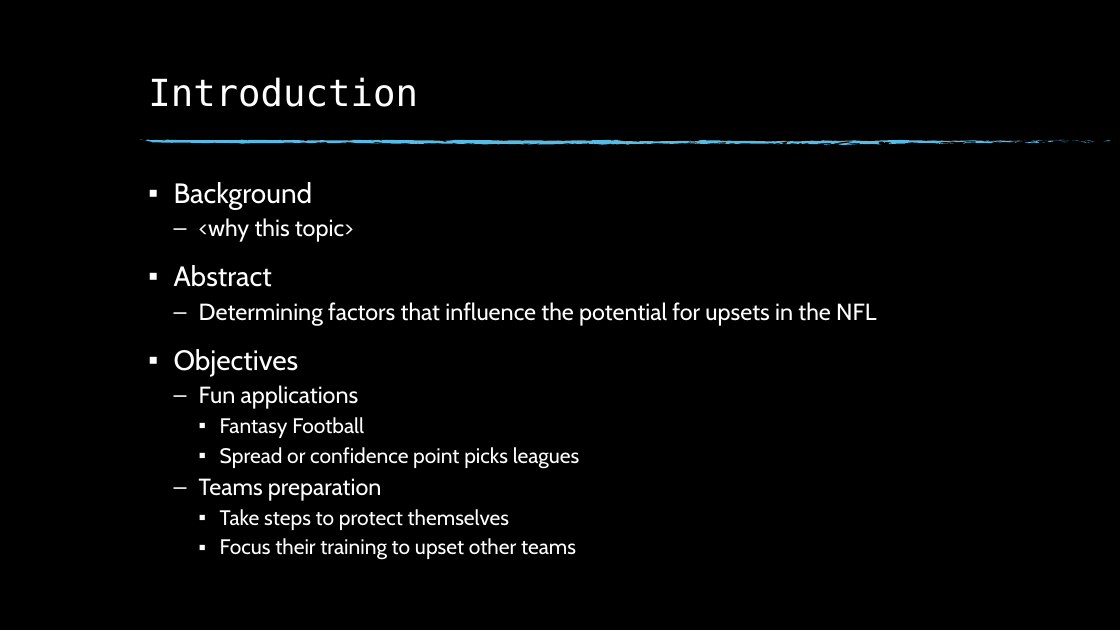
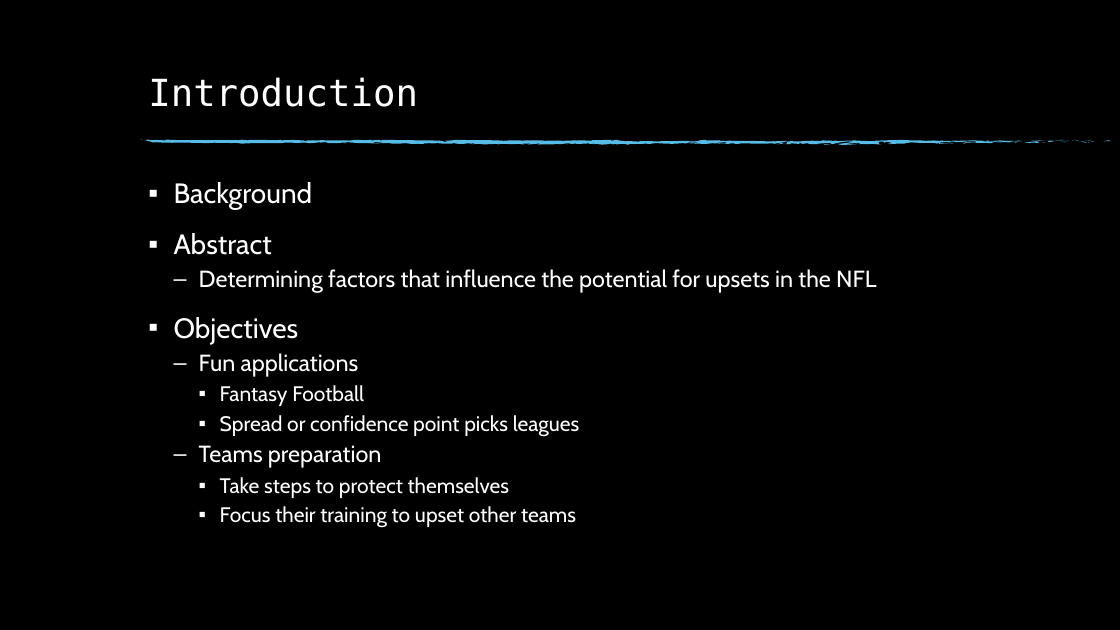
Before and after one commit to msnyde8/Graduate_Project-Upset_Potential, a slide deck: slide 3 of Upset Potential in the NFL.pptx. Drawn at 1120x630 pixels with LibreOffice and Linux fonts; fonts in the diff are those of the drawing; background and template pictures are left out. Boxes give left, top, right and bottom in pixels: in the first picture for what was removed or moved away, otherwise in the second. Text is boxed around its words. In the diff, an @@ line names an element or a change of style, - is before the commit and + after.

```diff
--- a/Upset Potential in the NFL.pptx
+++ b/Upset Potential in the NFL.pptx
@@ text at box(199, 218, 354, 242): paragraph removed @@
-  – <why this topic>
```
Also in this commit, not shown: 16 other slides changed, 2 other files.
